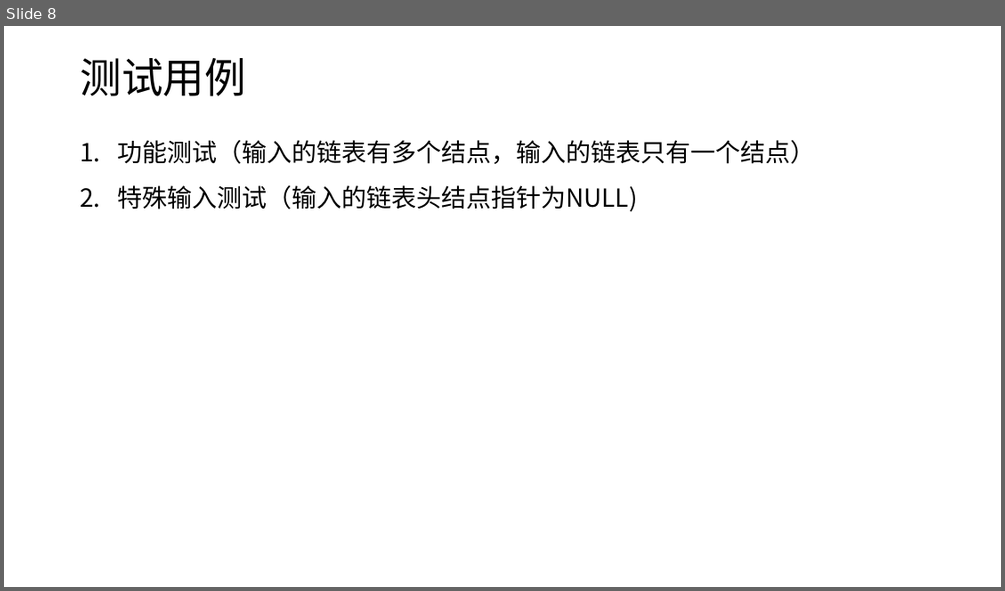
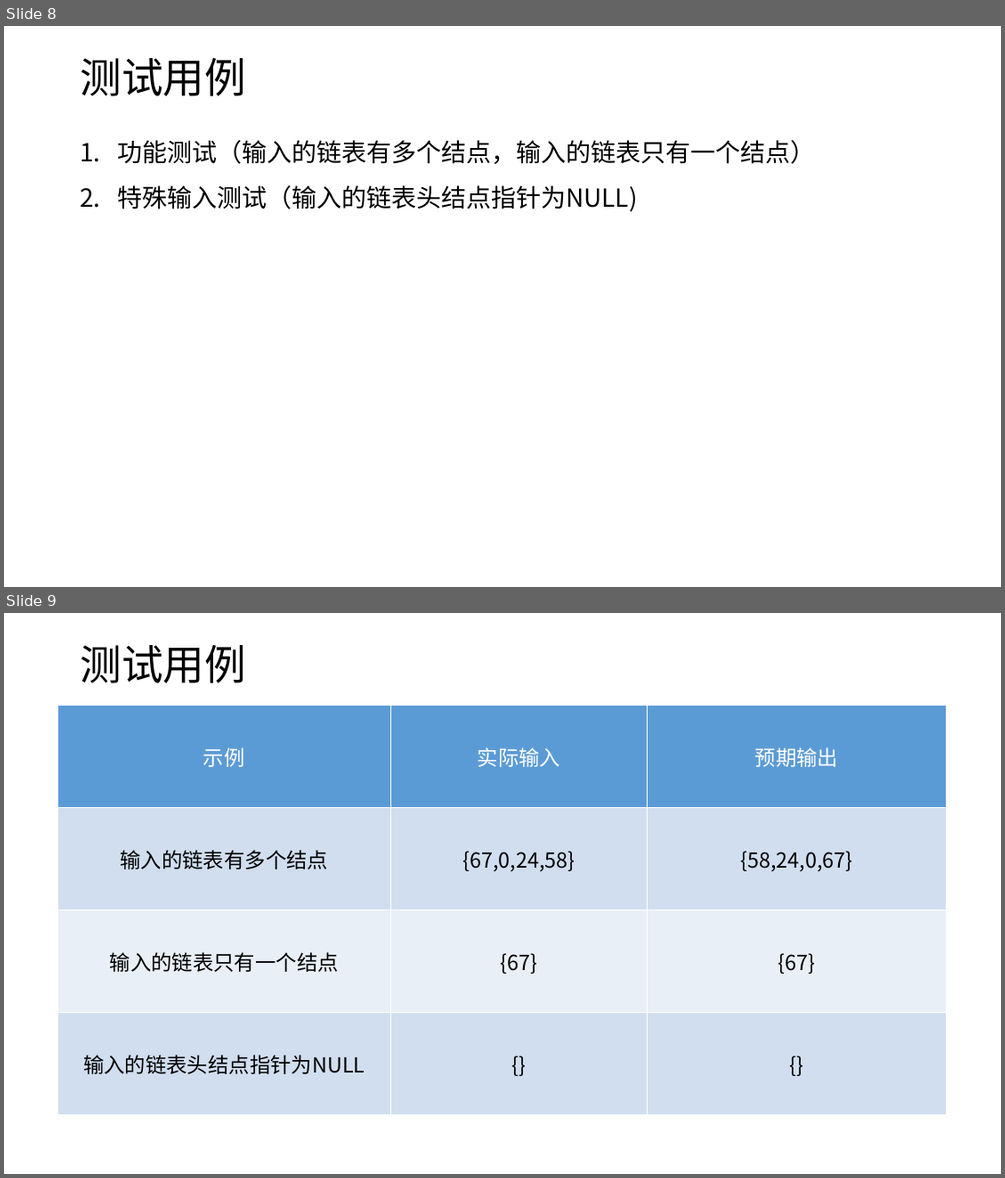
Before and after one commit to River-Cold/CodingInterview, a slide deck: 剑指Offer（牛客网）PPT/JZ3.pptx. Shown one above the other, each under a label of ours: slide 8 before the commit, slides 8 and 9 after it. The pictures are 1005x591 and 1005x1178 pixels, drawn with LibreOffice and Linux fonts; fonts in the diff are those of the drawing. Boxes give left, top, right and bottom in pixels: in the first picture for what was removed or moved away, otherwise in the second. Text is boxed around its words. In the diff, an @@ line names an element or a change of style, - is before the commit and + after.

```diff
--- a/剑指Offer（牛客网）PPT/JZ3.pptx
+++ b/剑指Offer（牛客网）PPT/JZ3.pptx
@@ slide 9 added at <box>4,613,1001,1174</box>, background #FFFFFF @@
@@ title added at <box>80,645,246,683</box>, 40 pt, text #000000 @@
+测试用例
@@ table added at <box>57,706,947,1115</box>, 4 rows, 3 columns @@
+示例 | 实际输入 | 预期输出
+输入的链表有多个结点 | {67,0,24,58} | {58,24,0,67}
+输入的链表只有一个结点 | {67} | {67}
+输入的链表头结点指针为NULL | {} | {}
```
Also in this commit, not shown: 2 other files.
